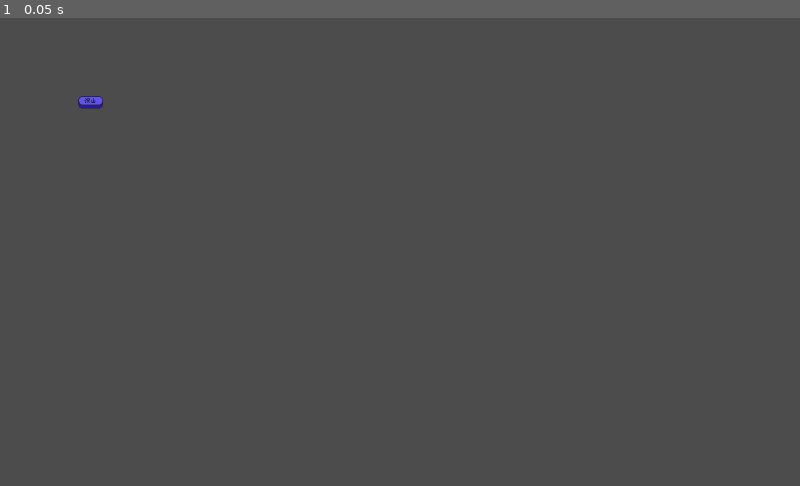
Above: before the commit, frame 1.
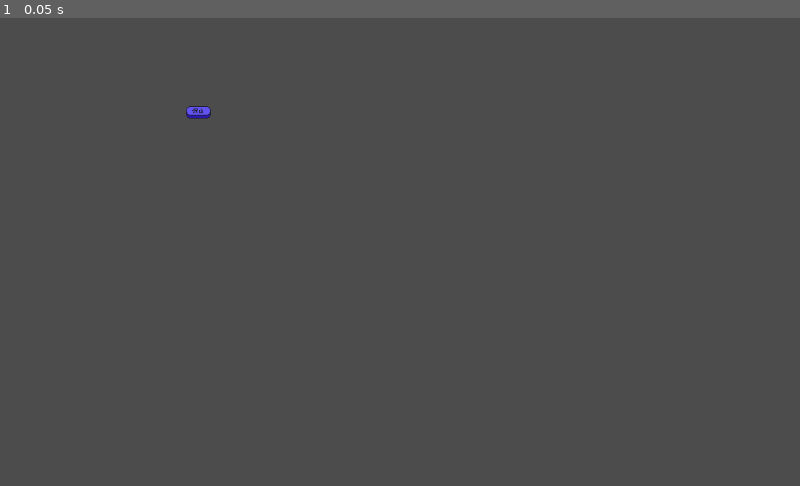
Above: after the commit, the same moment.

Repository: Kibibibit/windmills-arcade
Game: Godot game, scene res://scenes/Root.tscn
Same seed, same stepped clock (60 frames per second), same inputs: the game is played once before the commit and once after it. The engine's default icon, where the game draws it, is replaced by a stand-in: a white triangle on a blue panel in a dark square.
Inputs:
- Up to frame 1 (0.05 s): no input

The runs differ from the first frame. In frame 1, 0.2% of the frame differs, in the area x 9-27%, y 16-22%.

Commit message:
Moved UIButton to scene instead of script

Diff:
--- a/project.godot
+++ b/project.godot
@@ -44,7 +44,7 @@
 "language": "GDScript",
 "path": "res://scripts/utils/TextureInfo.gd"
 }, {
-"base": "GameEntity",
+"base": "Node2D",
 "class": "UIButton",
 "language": "GDScript",
 "path": "res://scripts/components/ui/UIButton.gd"
--- /dev/null
+++ b/scenes/components/UIButton.tscn
@@ -0,0 +1,15 @@
+[gd_scene load_steps=3 format=2]
+
+[ext_resource path="res://scripts/components/ui/UIButton.gd" type="Script" id=1]
+
+[sub_resource type="RectangleShape2D" id=1]
+
+[node name="UIButton" type="Node2D"]
+script = ExtResource( 1 )
+
+[node name="Area2D" type="Area2D" parent="."]
+monitorable = false
+
+[node name="CollisionShape2D" type="CollisionShape2D" parent="Area2D"]
+visible = false
+shape = SubResource( 1 )
--- a/scenes/games/MainMenu.tscn
+++ b/scenes/games/MainMenu.tscn
@@ -1,6 +1,18 @@
-[gd_scene load_steps=2 format=2]
+[gd_scene load_steps=4 format=2]
 
 [ext_resource path="res://scripts/games/MainMenu.gd" type="Script" id=1]
+[ext_resource path="res://sprites/main_menu_button_sheet.png" type="Texture" id=2]
+[ext_resource path="res://scenes/components/UIButton.tscn" type="PackedScene" id=3]
 
 [node name="Game" type="Node2D"]
 script = ExtResource( 1 )
+
+[node name="Buttons" type="Node2D" parent="."]
+
+[node name="Sawayama" parent="Buttons" instance=ExtResource( 3 )]
+position = Vector2( 238, 113 )
+
+[node name="Sprite" type="Sprite" parent="Buttons/Sawayama"]
+texture = ExtResource( 2 )
+centered = false
+vframes = 3
--- a/scenes/games/Sawayama.tscn
+++ b/scenes/games/Sawayama.tscn
@@ -7,5 +7,8 @@
 script = ExtResource( 1 )
 
 [node name="Sprite" type="Sprite" parent="."]
-position = Vector2( 619, 357 )
+position = Vector2( 509, 335 )
 texture = ExtResource( 2 )
+hframes = 14
+vframes = 5
+frame = 56
--- a/scripts/components/ui/UIButton.gd
+++ b/scripts/components/ui/UIButton.gd
@@ -1,29 +1,22 @@
 class_name UIButton
-extends GameEntity
+extends Node2D
 
 signal on_pressed(mouse_event)
 signal on_released(mouse_event)
 
-var signal_prefix
 
-var area_2d: Area2D
+onready var area_2d: Area2D = $Area2D
 var mouse_entered: bool = false
-var shape: CollisionShape2D
+onready var shape: CollisionShape2D = $Area2D/CollisionShape2D
+onready var sprite: Sprite = $Sprite
 
 func _ready():
-	area_2d = Area2D.new()
-	area_2d.monitoring = true
 
-	shape = CollisionShape2D.new()
-	shape.shape = RectangleShape2D.new()
 
-	var y_extent: int = ((sprite.texture.get_height()as float)/(texture_info.vframes as float)/2) as int
-	var x_extent: int = ((sprite.texture.get_width()as float)/(texture_info.hframes as float)) as int
+	var y_extent: int = ((sprite.texture.get_height()as float)/(sprite.vframes as float)/2) as int
+	var x_extent: int = ((sprite.texture.get_width()as float)/(sprite.hframes as float)) as int
 	shape.position.y += y_extent
 	shape.shape.extents = Vector2(x_extent,y_extent)
-
-	area_2d.add_child(shape)
-	add_child(area_2d)
 
 	var _entered = area_2d.connect("area_entered",self,"_on_area_entered")
 	var _exited = area_2d.connect("area_exited",self,"_on_area_exited")
--- a/scripts/games/MainMenu.gd
+++ b/scripts/games/MainMenu.gd
@@ -6,20 +6,13 @@
 
 	self.textures = {
 		"icon":TextureInfo.new("res://icon.png",1,1),
-		"button-sheet":TextureInfo.new("res://sprites/main_menu_button_sheet.png",1,3)
 	}
 
 	self.load_textures()
 
-	var sawayama_button: UIButton = UIButton.new()
-	sawayama_button.position.x = 100
-	sawayama_button.position.y = 100
-	sawayama_button.texture_code = "button-sheet"
 
-	var _test = sawayama_button.connect("on_released",self,"_on_released",["Sawayama"])
+	var _test = $Buttons/Sawayama.connect("on_released",self,"_on_released",["Sawayama"])
 
-	add_child(sawayama_button)
 
 func _on_released(_event,game):
 	get_root().switch_game(game)
-	print("Got mouse release!")
--- a/scripts/games/Sawayama.gd
+++ b/scripts/games/Sawayama.gd
@@ -6,4 +6,5 @@
 		"card_sheet":TextureInfo.new("res://sprites/cards/sawayama_card_sheet.png",13,5)
 	}
 
+
 	self.load_textures()
